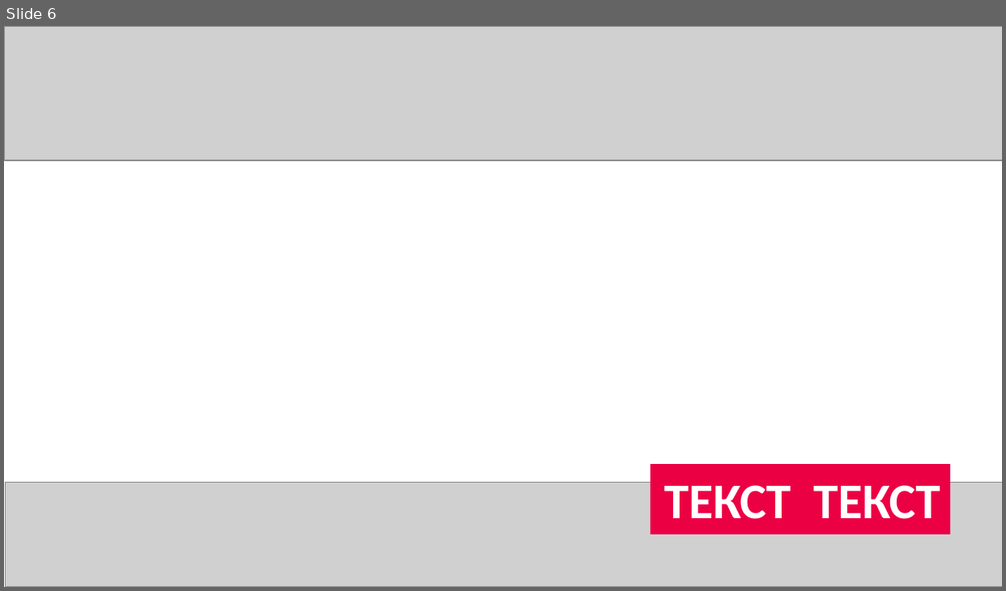
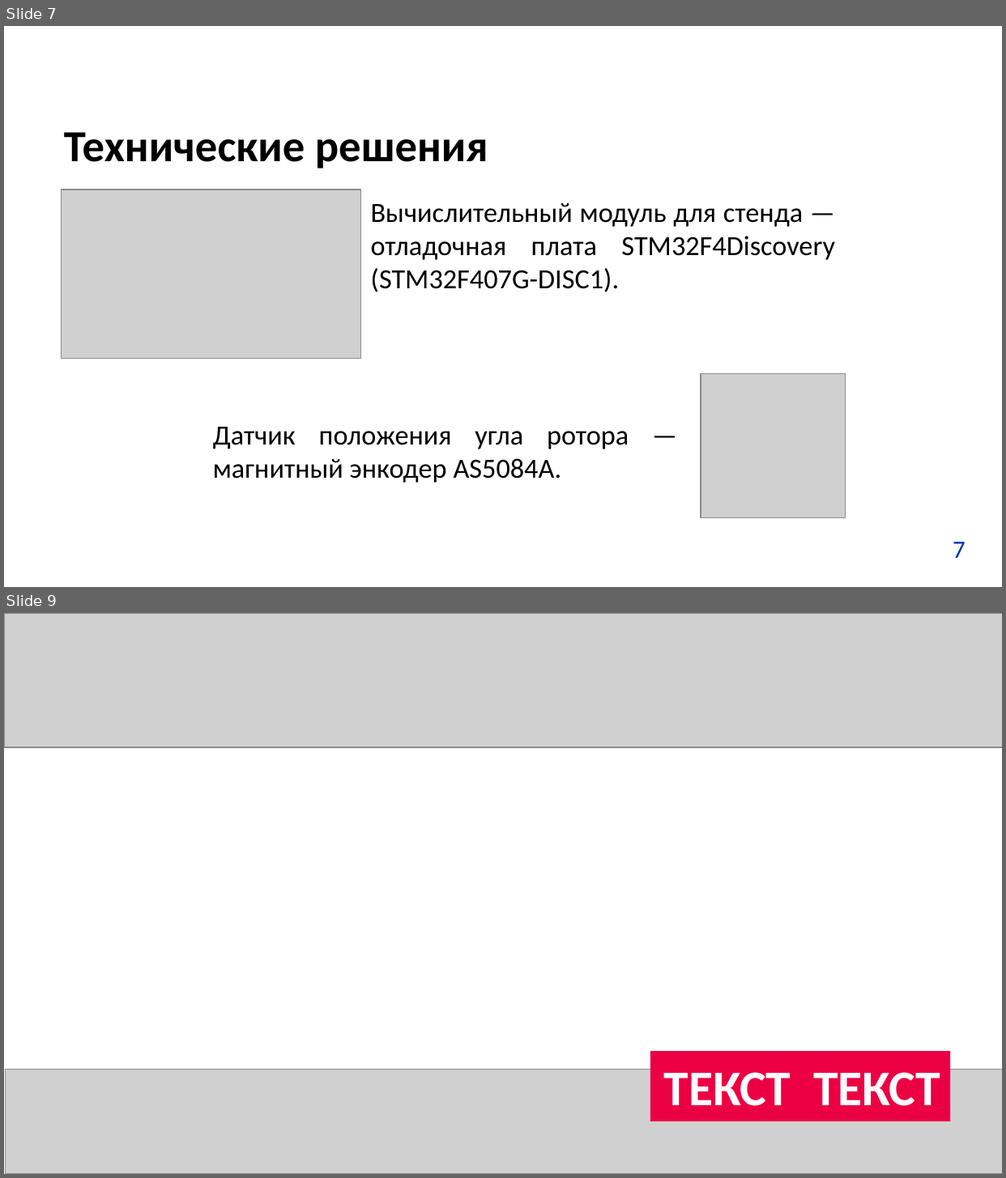
Before and after one commit to yungvldai/diploma, a slide deck: presentation/production.pptx. Shown one above the other, each under a label of ours: slide 6 before the commit, slides 7 and 9 after it; the slides between them are not shown. The pictures are 1006x591 and 1006x1178 pixels, drawn with LibreOffice and Linux fonts; fonts in the diff are those of the drawing; grey boxes stand for pictures; background and template pictures are left out. Boxes give left, top, right and bottom in pixels: in the first picture for what was removed or moved away, otherwise in the second. Text is boxed around its words. In the diff, an @@ line names an element or a change of style, - is before the commit and + after.

```diff
--- a/presentation/production.pptx
+++ b/presentation/production.pptx
@@ slide 7 added at (4,26,1002,587), background picture (left out) @@
@@ text added at (64,132,488,169), 32 pt, text #000000, bold @@
+Технические решения
@@ picture added at (61,190,360,358) @@
@@ text added at (371,203,835,292), 20 pt, text #000000 @@
+Вычислительный модуль для стенда — отладочная плата STM32F4Discovery (STM32F407G-DISC1).
@@ picture added at (701,373,846,518) @@
@@ text added at (213,427,629,483), 20 pt, text #000000 @@
+Датчик положения угла ротора — магнитный энкодер AS5084A.
@@ text added at (953,542,965,558), 18 pt, text #0230AC @@
+7
@@ what was slide 6 is now slide 9 @@
```
Also in this commit, not shown: 1 slide changed, 7 other slides added, 6 slides removed, 14 other files.
